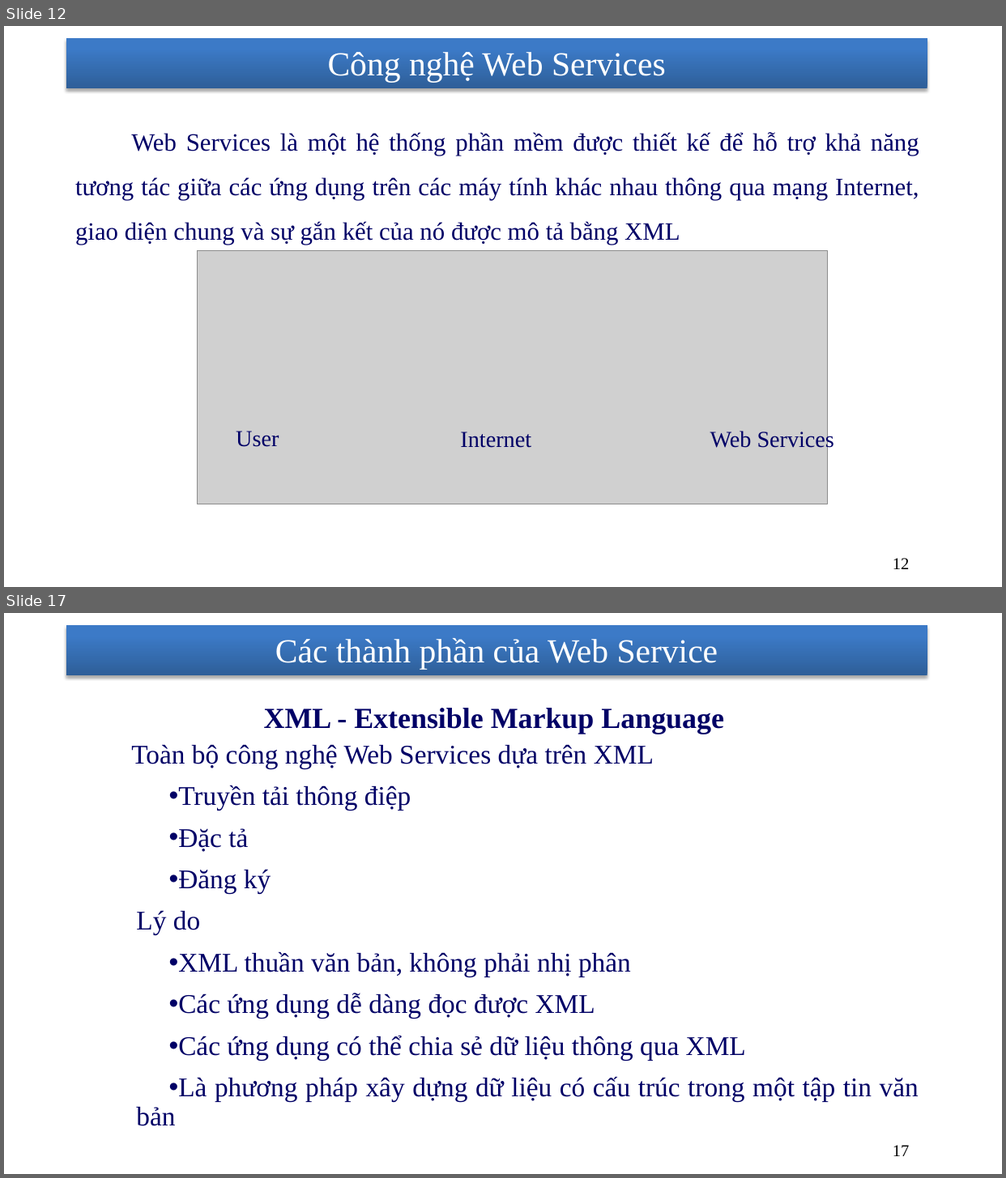
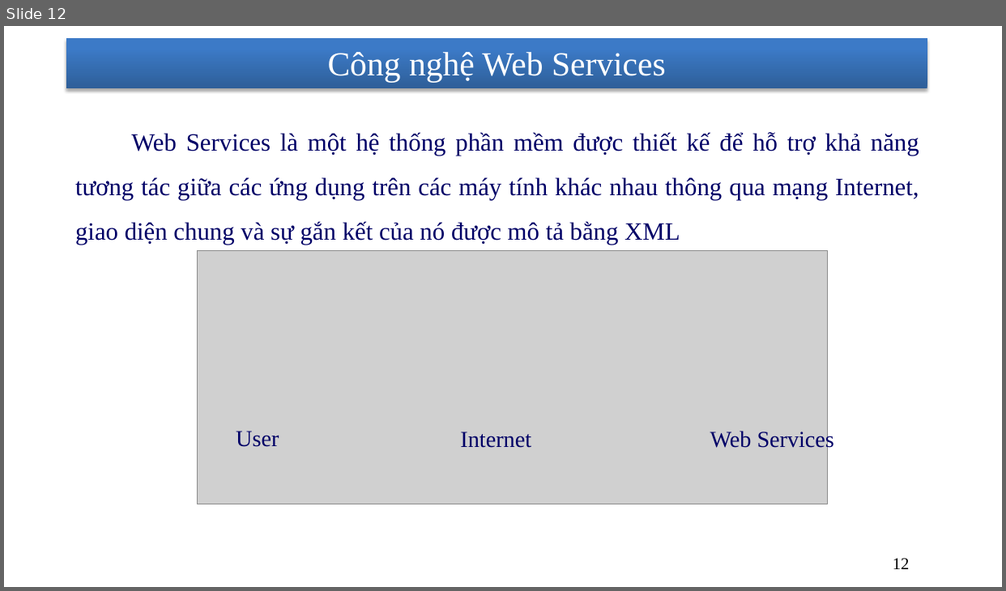
Before and after one commit to nhanhnt/LUANVAN, a slide deck: WORD/luanvan_nhanhnt_ver7.pptx. Shown one above the other, each under a label of ours: slides 12 and 17 before the commit, slide 12 after it; the slides between them are not shown. The pictures are 1006x1178 and 1006x591 pixels, drawn with LibreOffice and Linux fonts; fonts in the diff are those of the drawing; grey boxes stand for pictures; background and template pictures are left out. Boxes give left, top, right and bottom in pixels: in the first picture for what was removed or moved away, otherwise in the second. Text is boxed around its words. In the diff, an @@ line names an element or a change of style, - is before the commit and + after.

```diff
--- a/WORD/luanvan_nhanhnt_ver7.pptx
+++ b/WORD/luanvan_nhanhnt_ver7.pptx
@@ slide 17 removed at [4, 613, 1002, 1174], background picture (left out); not listed: 1 template element that a slide beside it also shows @@
@@ title removed at [275, 638, 718, 670] @@
-Các thành phần của Web Service
@@ text removed at [131, 708, 918, 1127] @@
-XML - Extensible Markup Language
-    Toàn bộ công nghệ Web Services dựa trên XML
-    • Truyền tải thông điệp
-    • Đặc tả
-    • Đăng ký
-    Lý do
-    • XML thuần văn bản, không phải nhị phân
-    • Các ứng dụng dễ dàng đọc được XML
-    • Các ứng dụng có thể chia sẻ dữ liệu thông qua XML
-    • Là phương pháp xây dựng dữ liệu có cấu trúc trong một tập tin văn bản
@@ page number removed at [893, 1145, 909, 1157] @@
-17
```
Also in this commit, not shown: 6 slides changed, 13 other slides removed.
